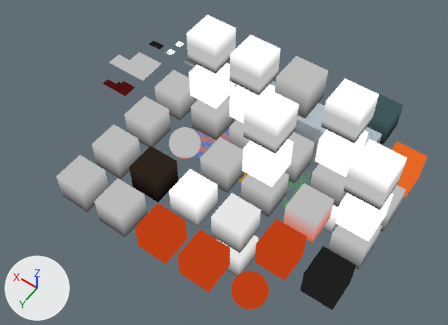
One commit to the Blender file assets/test_chambers/materials.blend: the scene before it, then after it.
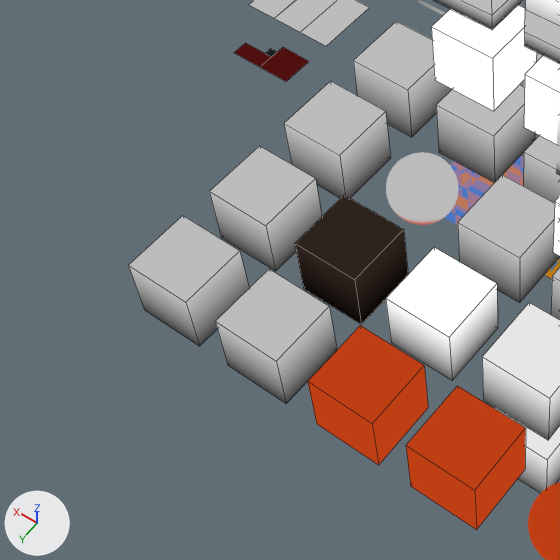
There are two pictures of each version: one whole from a 50 mm lens placed at (-7.59, 21.98, 30.09), pointed at (5.96, 3.02, 0.29), one close up on the part from 0% to 55% of the width and 19% to 94% of the height. The lights are fixed; the arrows at lower left show +X, +Y and +Z. The close-ups show mesh edges as thin lines.

Objects in the first close-up: 'ambient block.007', 'ambient block.010', 'ambient block.011', 'ambient block.015', 'ambient block.020', 'ambient block.021', 'ambient block.023', 'ambient block.024', 'ambient block.041', 'ambient block.042', 'ambient block.043', 'concrete wall lighten.006'.
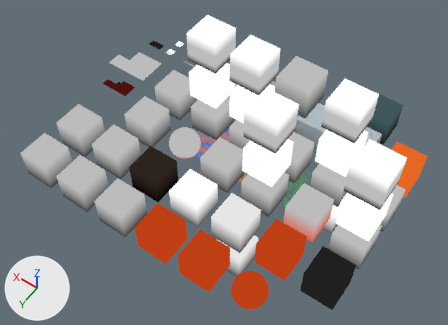
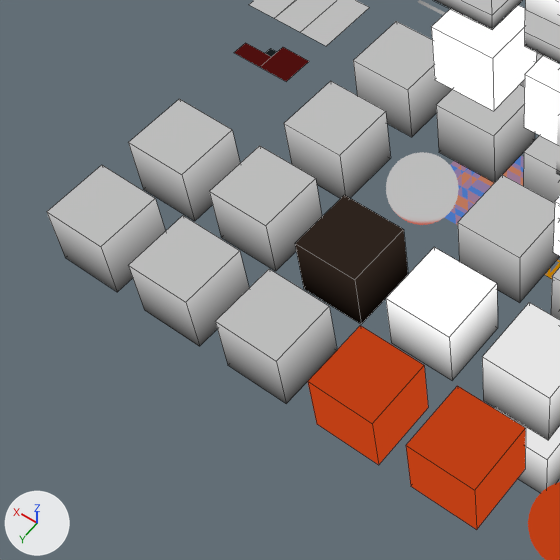
Where the change shows, as pixel boxes [x1, y1, x2, y2] in the close-ups (560 x 560 px):
'ambient block.044', added: after [47, 165, 165, 292]
'ambient block.045', added: after [128, 99, 240, 221]

The change, as a diff of the scene's bpy script:
```diff
--- a/assets/test_chambers/materials.blend.py
+++ b/assets/test_chambers/materials.blend.py
@@ mat_metalfloor_bts_001b @@
+mat_metalfloor_bts_001b = bpy.data.materials.new('metalfloor_bts_001b')
+# nodes: Emission, Mix, OutputMaterial, VertexColor
@@ mat_metalbeam_bts_001a @@
+mat_metalbeam_bts_001a = bpy.data.materials.new('metalbeam_bts_001a')
+# nodes: Emission, Mix, OutputMaterial, VertexColor
@@ me_cube_053 @@
+me_cube_053.from_pydata(...)  # a box spanning x -1.0..1.0, y -1.0..1.0, z -1.0..1.0
+me_cube_053.materials.append(mat_metalfloor_bts_001b)  # its picture is missing
@@ me_cube_052 @@
+me_cube_052.from_pydata(...)  # a box spanning x -1.0..1.0, y -1.0..1.0, z -1.0..1.0
+me_cube_052.materials.append(mat_metalbeam_bts_001a)  # its picture is missing
@@ ob_ambient_block_045 @@
+ob_ambient_block_045 = bpy.data.objects.new('ambient block.045', me_cube_053)
+ob_ambient_block_045.location = (15.0, 6.0, 0.0)
@@ ob_ambient_block_044 @@
+ob_ambient_block_044 = bpy.data.objects.new('ambient block.044', me_cube_052)
+ob_ambient_block_044.location = (15.0, 9.0, 0.0)
```
